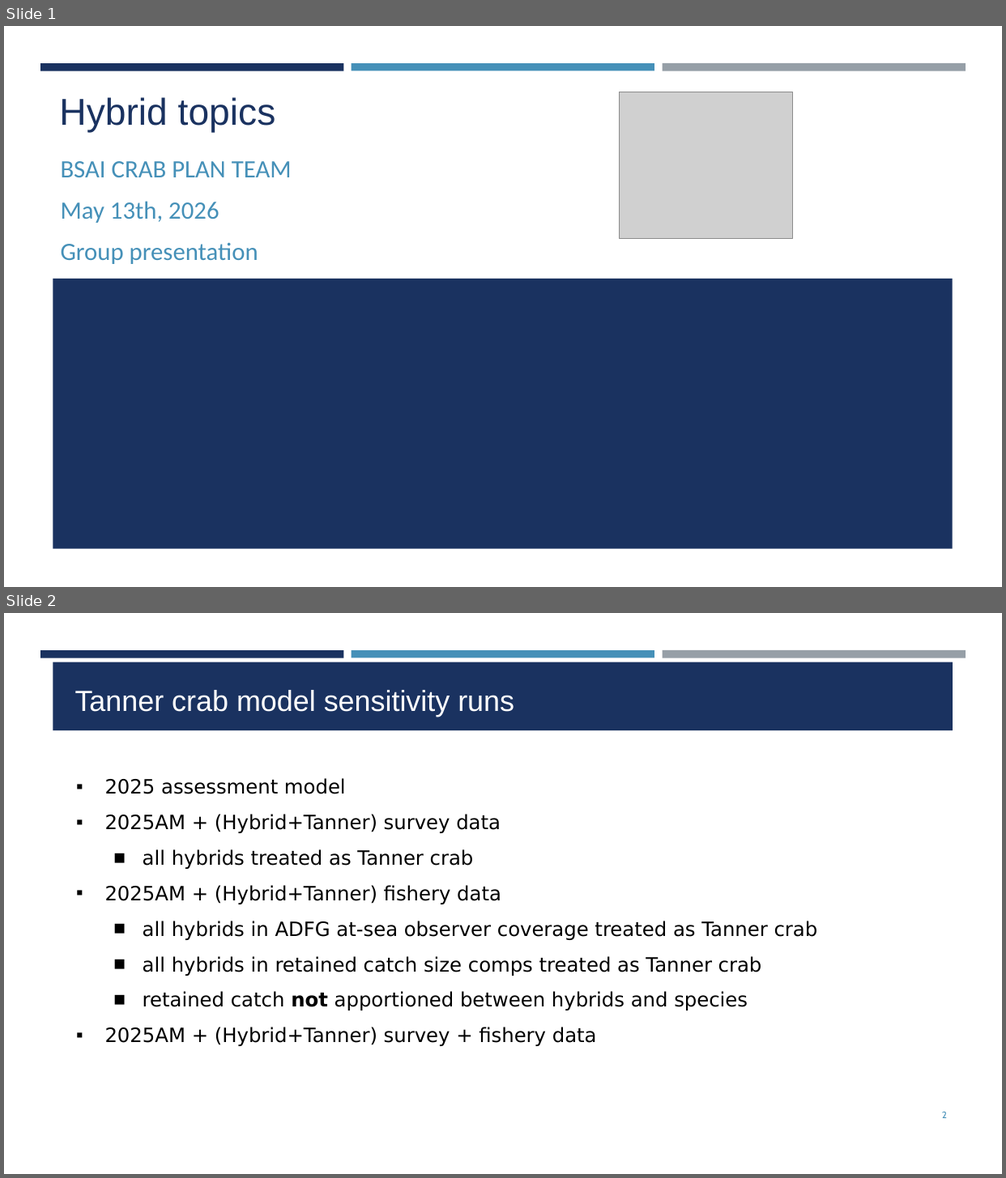
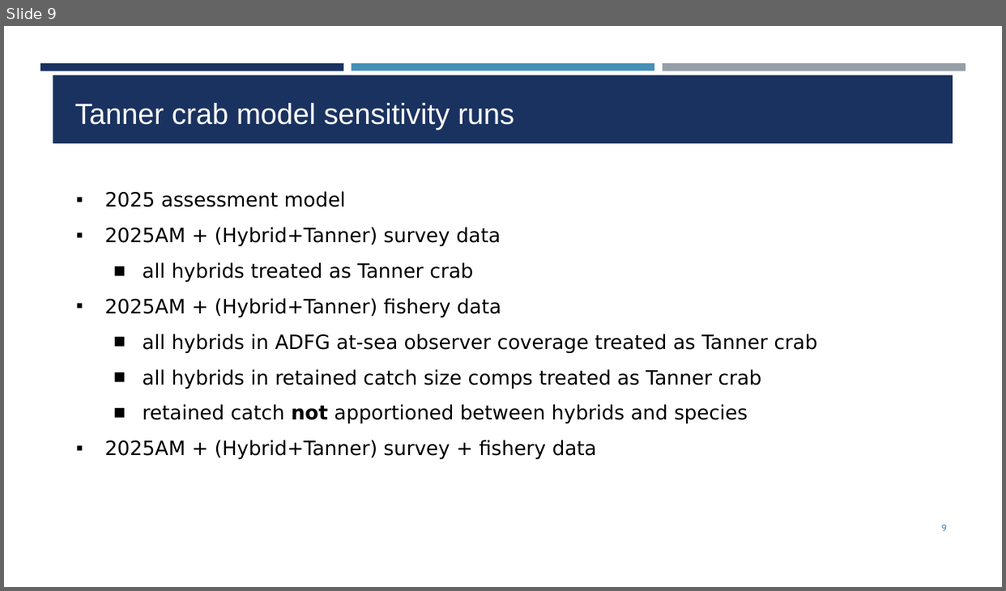
Before and after one commit to noaa-afsc/TannerCrab_2026CIEReview, a slide deck: presentations/HybridsConsiderations.pptx. Shown one above the other, each under a label of ours: slides 1 and 2 before the commit, slide 9 after it. The pictures are 1006x1178 and 1006x591 pixels, drawn with LibreOffice and Linux fonts; fonts in the diff are those of the drawing; grey boxes stand for pictures; background and template pictures are left out. Boxes give left, top, right and bottom in pixels: in the first picture for what was removed or moved away, otherwise in the second. Text is boxed around its words. In the diff, an @@ line names an element or a change of style, - is before the commit and + after.

Commit message:
20260521. Finished hybrid, assessment, bridging, updated agenda

```diff
--- a/presentations/HybridsConsiderations.pptx
+++ b/presentations/HybridsConsiderations.pptx
@@ slide 1 removed at (4, 26, 1002, 587), background #FFFFFF; not listed: 3 template elements that a slide beside it also shows @@
@@ title removed at (59, 97, 276, 133) @@
-Hybrid topics
@@ picture removed at (620, 92, 793, 238) @@
@@ text removed at (61, 161, 292, 264) @@
-BSAI CRAB PLAN TEAM
-May 13th, 2026
-Group presentation
@@ rectangle removed at (53, 278, 953, 548) @@
@@ what was slide 2 is now slide 9 @@
@@ page number at (941, 525, 947, 531): text changed @@
-2
+9
```
Also in this commit, not shown: 6 slides changed, 2 slides added, 6 other files.
